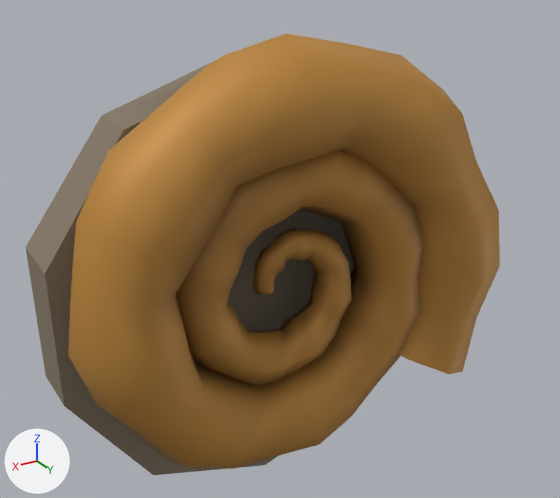
A saved change to the glTF model games/dig-to-the-core/models/find_ammonite.glb.
Before and after are seen from a 50 mm camera at (0.352, 0.561, 0.311) aimed at (0.006, -0.015, 0.023). Every picture has the same lights, and +X, +Y and +Z are marked at lower left. The picture after the commit comes second. Vertices at exactly the same position are counted once.

Names of what the first picture shows: 'Ammonite'.
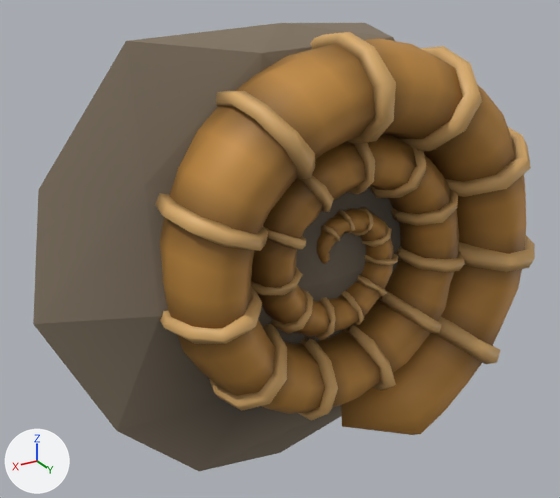
Pixel boxes [x1, y1, x2, y2] of what changed, in the pictures (560 x 498 px):
'Ammonite', reshaped: before [25, 33, 500, 475]; after [33, 23, 535, 471]
part 1 of me_coil, rebuilt (15% narrower, 9% shorter): before [68, 33, 500, 469]; after [160, 38, 526, 435]
part 2 of me_coil, rebuilt (12% wider, 8% taller): before [25, 61, 354, 475]; after [33, 23, 401, 471]
part 3 of me_coil, added: after [155, 32, 535, 421]

What changed in the scene script:
```text
Add mat_shell_rib:
    mat_shell_rib = bpy.data.materials.new('shell_rib')
    # nodes: BsdfPrincipled, Mix, OutputMaterial, VertexColor
    # colours: orange #dbad6b, mixed with the vertex colours
Change me_coil:
    used by ob_ammonite; location = (0.0, 0.0, 0.0)
    remove me_coil.from_pydata(...)  # 508 vertices, 1008 faces; spans x -0.223..0.223, y -0.081..0.081, z -0.226..0.225
    add me_coil.from_pydata(...)  # 2494 vertices, 4700 faces; spans x -0.239..0.239, y -0.107..0.109, z -0.226..0.226
    me_coil part 1: the loose piece of 488 vertices spanning x -0.223..0.222, y -0.041..0.081, z -0.172..0.225 is rebuilt with 912 vertices and now spans x -0.231..0.144, y -0.021..0.101, z -0.177..0.218
    me_coil part 2: the loose piece of 20 vertices spanning x -0.179..0.223, y -0.081..-0.019, z -0.226..0.195 is rebuilt with 42 vertices and now spans x -0.224..0.239, y -0.107..0.047, z -0.226..0.226
    me_coil part 3: 1540 vertices added at x -0.239..0.149, y -0.029..0.109, z -0.121..0.225
    add me_coil.materials.append(mat_shell_rib)
```
